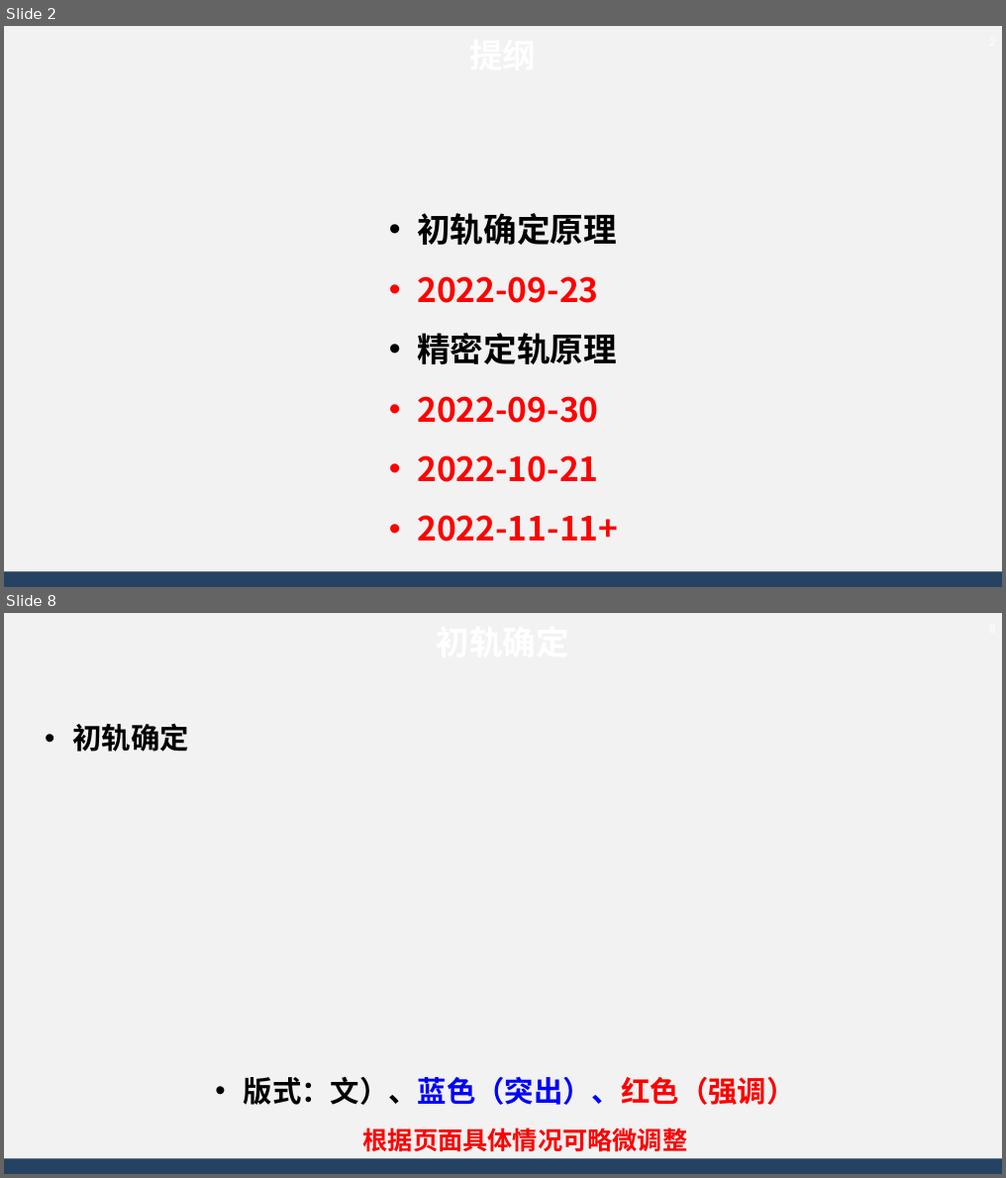
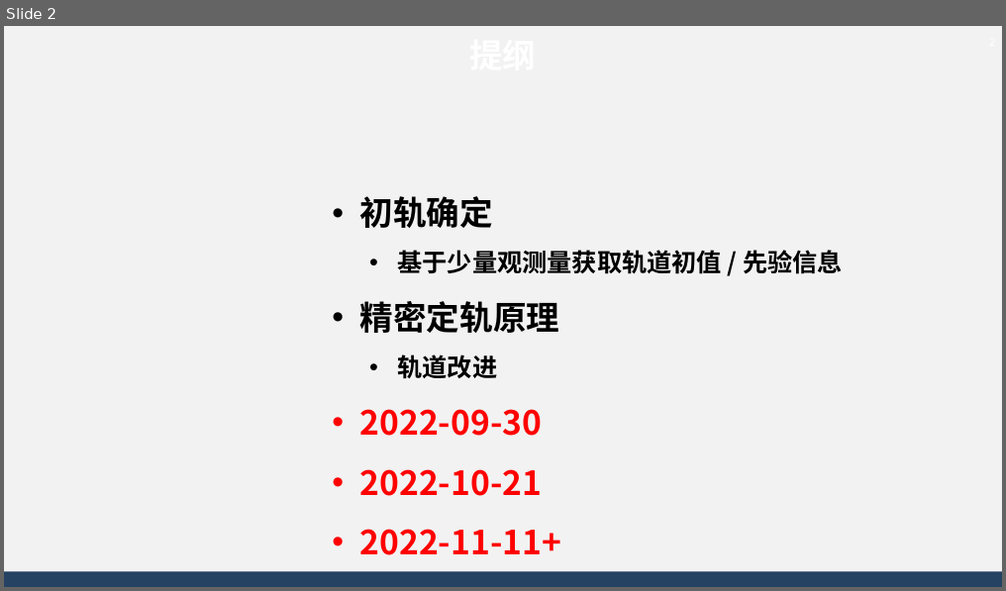
Before and after one commit to AsBackup/DAOSSA, a slide deck: 12 初轨确定和精密定轨原理.pptx. Shown one above the other, each under a label of ours: slides 2 and 8 before the commit, slide 2 after it; the slides between them are not shown. The pictures are 1006x1178 and 1006x591 pixels, drawn with LibreOffice and Linux fonts; fonts in the diff are those of the drawing; background and template pictures are left out. Boxes give left, top, right and bottom in pixels: in the first picture for what was removed or moved away, otherwise in the second. Text is boxed around its words. In the diff, an @@ line names an element or a change of style, - is before the commit and + after.

```diff
--- a/12 初轨确定和精密定轨原理.pptx
+++ b/12 初轨确定和精密定轨原理.pptx
@@ slide 8 removed at (4, 613, 1002, 1174), background #F2F2F2; not listed: 1 template element that a slide beside it also shows @@
@@ text removed at (4, 613, 1002, 671) @@
-初轨确定
@@ page number removed at (966, 613, 1002, 643) @@
-8
@@ text removed at (72, 724, 188, 752) @@
-• 初轨确定
@@ text removed at (244, 1077, 796, 1105) @@
-• 版式：文）、蓝色（突出）、红色（强调）
@@ text removed at (363, 1128, 688, 1153) @@
-根据页面具体情况可略微调整
@@ slide 2 changed as well @@
@@ text "初轨确定": place and size @@
-text "初轨确定" at (417, 213, 618, 542)
+text "初轨确定" at (360, 196, 843, 556)
@@ text at (360, 196, 843, 274): text changed; size 32 to 24 pt; text colour #FF0000 to #000000 @@
-• 初轨确定原理
-• 2022-09-23
+• 初轨确定
+  • 基于少量观测量获取轨道初值 / 先验信息
@@ text at (397, 355, 497, 379): paragraph added @@
+  • 轨道改进
```
Also in this commit, not shown: 4 other slides changed, 13 slides added, 5 other slides removed, 5 other files.
